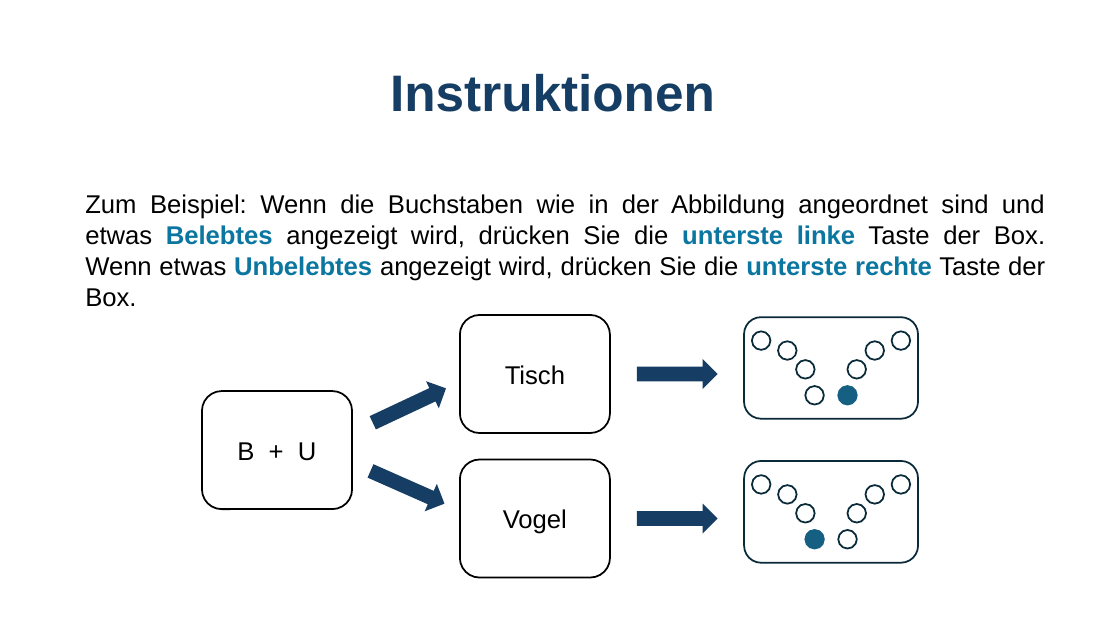
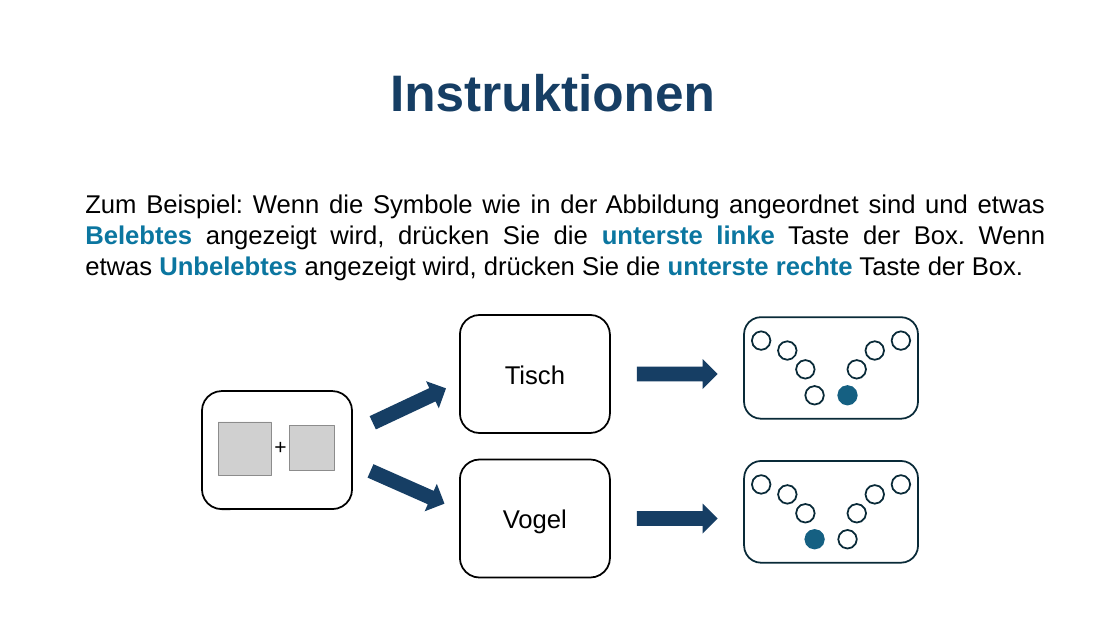
Before and after one commit to GidonFrischkorn/Ambizione-IndividualDifferencesStudy, a slide deck: slide 4 of tasks/word-judgement-changingSR/assets/Instructions_wordschangeSRBOX.pptx. Drawn at 1120x630 pixels with LibreOffice and Linux fonts; fonts in the diff are those of the drawing; grey boxes stand for pictures. Boxes give left, top, right and bottom in pixels: in the first picture for what was removed or moved away, otherwise in the second. Text is boxed around its words. In the diff, an @@ line names an element or a change of style, - is before the commit and + after.

```diff
--- a/tasks/word-judgement-changingSR/assets/Instructions_wordschangeSRBOX.pptx
+++ b/tasks/word-judgement-changingSR/assets/Instructions_wordschangeSRBOX.pptx
@@ text at (x1=85, y1=194, x2=1045, y2=281): text changed @@
-Zum Beispiel: Wenn die Buchstaben wie in der Abbildung angeordnet sind und etwas Belebtes angezeigt wird, drücken Sie die unterste linke Taste der Box. Wenn etwas Unbelebtes angezeigt wird, drücken Sie die unterste rechte Taste der Box.
+Zum Beispiel: Wenn die Symbole wie in der Abbildung angeordnet sind und etwas Belebtes angezeigt wird, drücken Sie die unterste linke Taste der Box. Wenn etwas Unbelebtes angezeigt wird, drücken Sie die unterste rechte Taste der Box.
@@ picture added at (x1=218, y1=422, x2=271, y2=475) @@
@@ text removed at (x1=237, y1=442, x2=317, y2=461) @@
-B + U
@@ text added at (x1=266, y1=429, x2=296, y2=463), 18 pt, text #000000 @@
++
@@ picture added at (x1=289, y1=425, x2=334, y2=471) @@
```
Also in this commit, not shown: 3 other slides changed, 12 other files.
